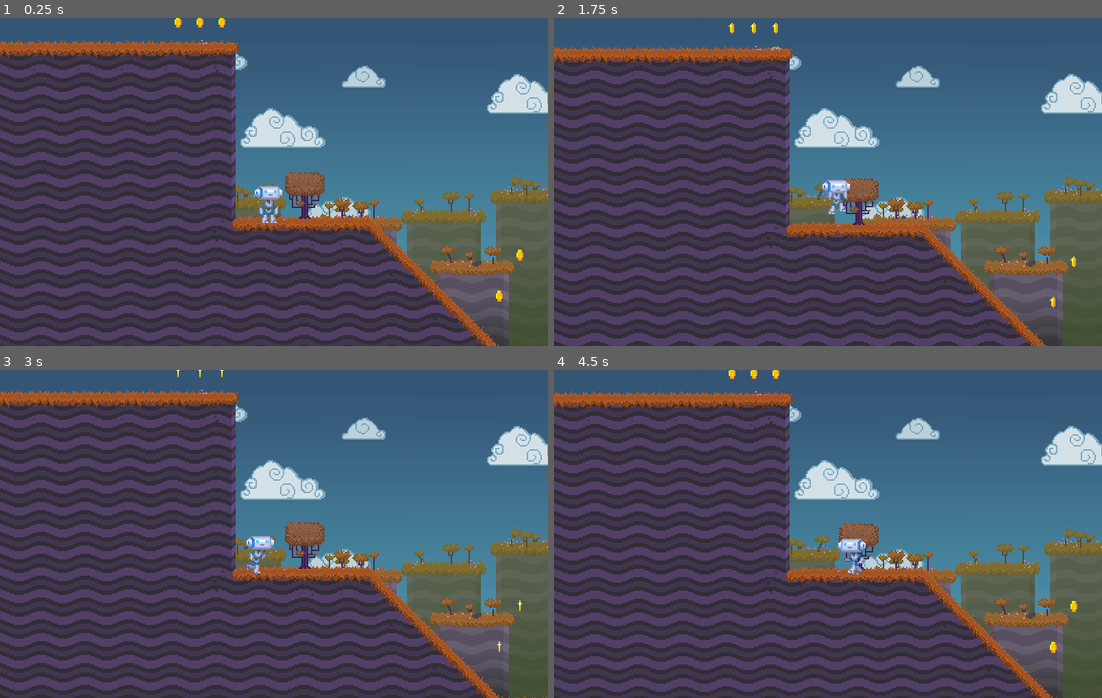
Above: before the commit, frames 1-4 (two rows, left to right).
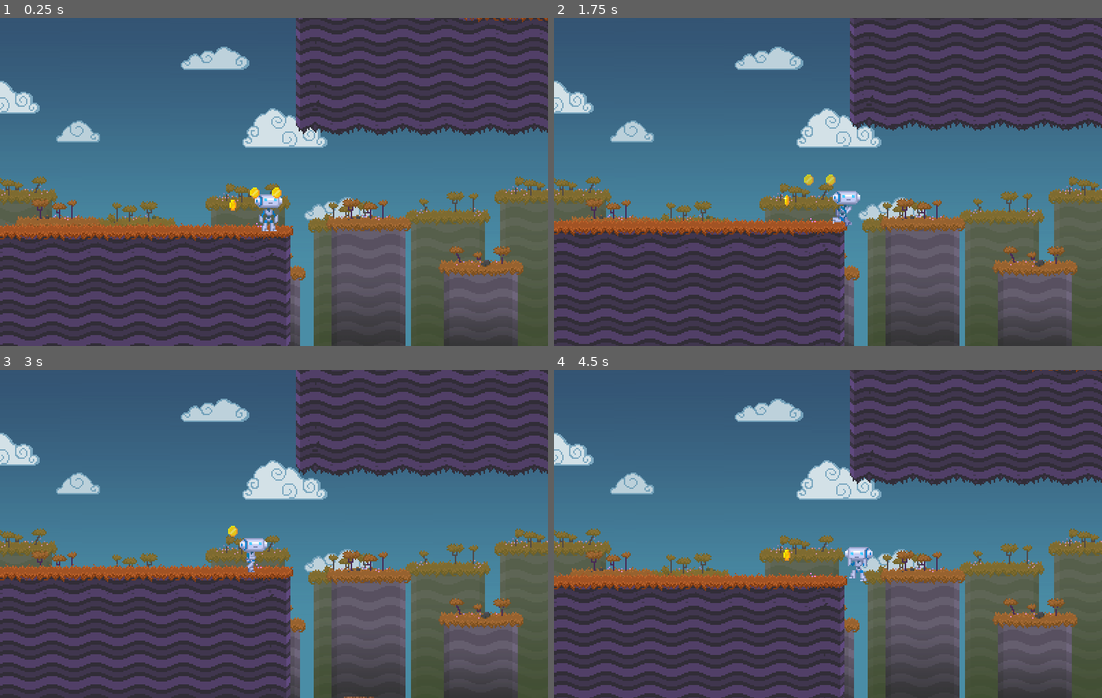
Above: after the commit, the same moments.

Repository: Stribe2/Prototype4
Game: Godot game, scene res://src/Main/Game.tscn
The game is run twice, just before and just after one commit, with the same random seed, the same clock (stepped at 60 frames per second) and the same inputs.
Inputs:
- Up to frame 1 (0.25 s): no input
- Up to frame 2 (1.75 s): hold Shift (Sprint) 0.53-1.28 s; hold Right (move_right) from 0.53 s (still down); tap Up (jump) at 0.77, 1.07, 1.52, 1.55 s; tap Tab (splitscreen) at 0.8, 1.35 s
- Up to frame 3 (3 s): tap Up (jump) at 1.82, 2.1 s; release Right (move_right) at 2.03 s; hold Left (move_left) 2.03-2.78 s; hold Shift (Sprint) 2.03-2.78 s; hold Right (move_right) from 2.78 s (still down); tap Shift (Sprint) at 2.85 s
- Up to frame 4 (4.5 s): tap Up (jump) at 3.02, 3.32, 3.77, 3.8, 4.07 s; tap Tab (splitscreen) at 3.05 s; hold Tab (splitscreen) 3.53-4.28 s; release Right (move_right) at 4.28 s; hold Left (move_left) from 4.28 s (still down); tap Shift (Sprint) at 4.35 s

The runs differ from the first frame. In frame 1, 65% of the frame differs, in the area x 0-100%, y 0-100%; in frame 2, 58%; in frame 3, 55%; in frame 4, 63%.
Error in both runs: Attempt to call function 'connect' in base 'null instance' on a null instance. (res://src/UserInterface/CoinsCounter.gd:21)

Commit message:
Added fall damage detection

Diff:
--- a/platformer/src/Actors/Player.gd
+++ b/platformer/src/Actors/Player.gd
@@ -6,10 +6,11 @@
 signal collect_coin()
 
 const FLOOR_DETECT_DISTANCE = 20.0
-
 # sloope threshold in radians.
 # Anything greater will be treated like a wall: player slides down and can't jump from it
 const SLOPE_THRESHOLD = 0.9
+const MAX_SAFE_FALL_SPEED = 200.0
+
 
 export(String) var action_suffix = ""
 
@@ -19,6 +20,8 @@
 onready var sound_jump = $Jump
 
 var direction_prev
+var is_airborne = false
+var fall_speed = 0.0
 
 func _ready():
 	# Static types are necessary here to avoid warnings.
@@ -43,13 +46,28 @@
 # 4. Updates the sprite direction.
 # 6. Updates the animation.
 func _physics_process(_delta):
-	# Play jump sound
+
+	if is_airborne:
+		if _velocity.y > fall_speed:
+			fall_speed = _velocity.y
+		if is_on_floor():
+			is_airborne = false
+			if fall_speed > MAX_SAFE_FALL_SPEED:
+				print("Ouch, you fell kinda far! (", fall_speed, ")")
+				# TODO: Loose health
+				# TODO: Fall prone for a few seconds
+			fall_speed = 0.0
+
+	if not is_on_floor():
+		is_airborne = true
+
 	if Input.is_action_just_pressed("jump" + action_suffix) and is_on_floor():
 		sound_jump.play()
 
 	var max_velocity = max_velocity_walking
 	if Input.is_action_pressed("Sprint" + action_suffix):
 		max_velocity = max_velocity_sprinting
+		# play sprint animation
 
 	var direction = get_direction()
 
@@ -69,7 +87,6 @@
 			sprite.scale.x = 1
 		else:
 			sprite.scale.x = -1
-
 
 	var animation = get_new_animation()
 	if animation != animation_player.current_animation:
--- a/platformer/src/Main/Game.tscn
+++ b/platformer/src/Main/Game.tscn
@@ -12,7 +12,7 @@
 [node name="Level" parent="." instance=ExtResource( 3 )]
 
 [node name="Player" parent="Level" instance=ExtResource( 4 )]
-position = Vector2( 90, 546 )
+position = Vector2( 50, 410 )
 
 [node name="InterfaceLayer" type="CanvasLayer" parent="."]
 layer = 100
